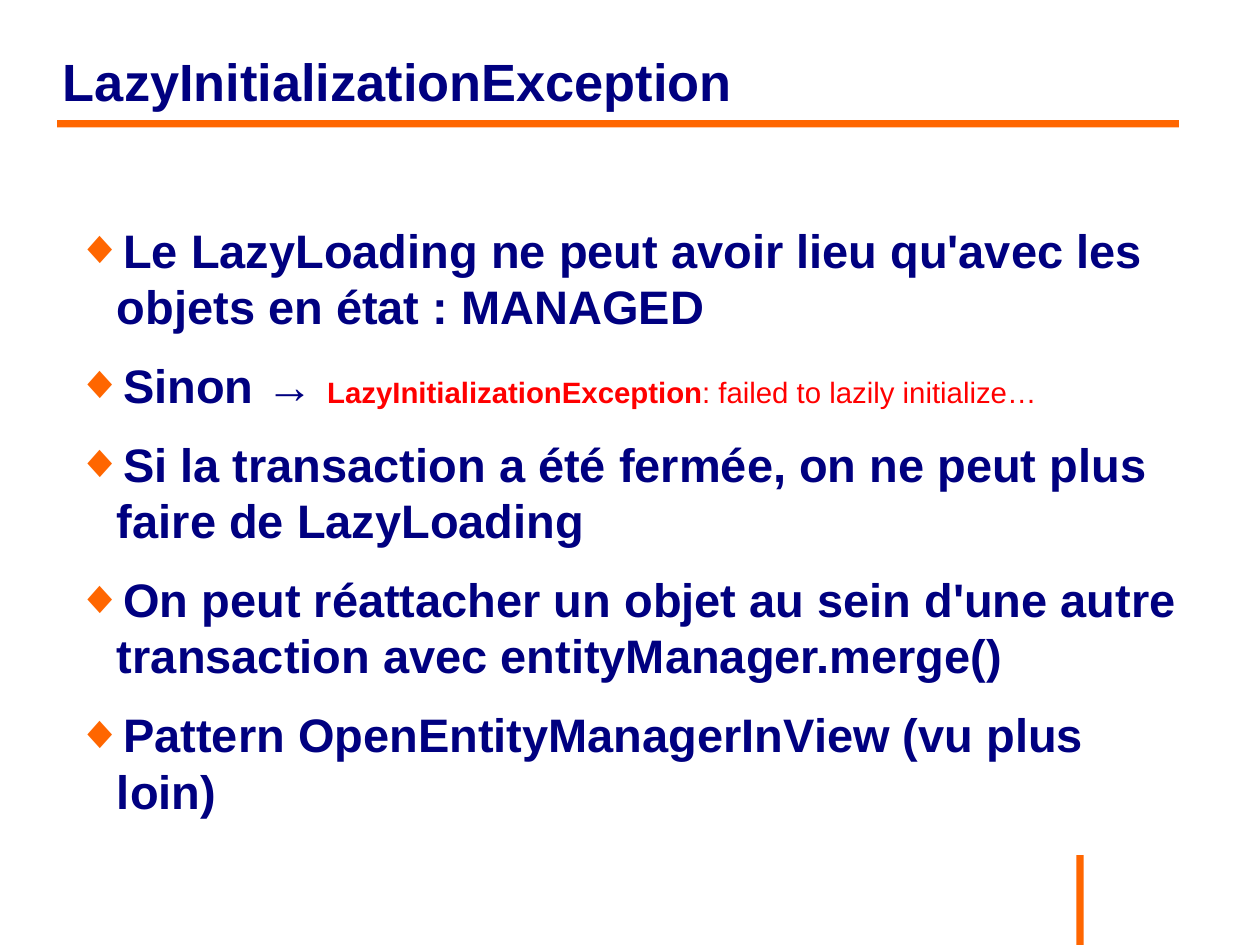
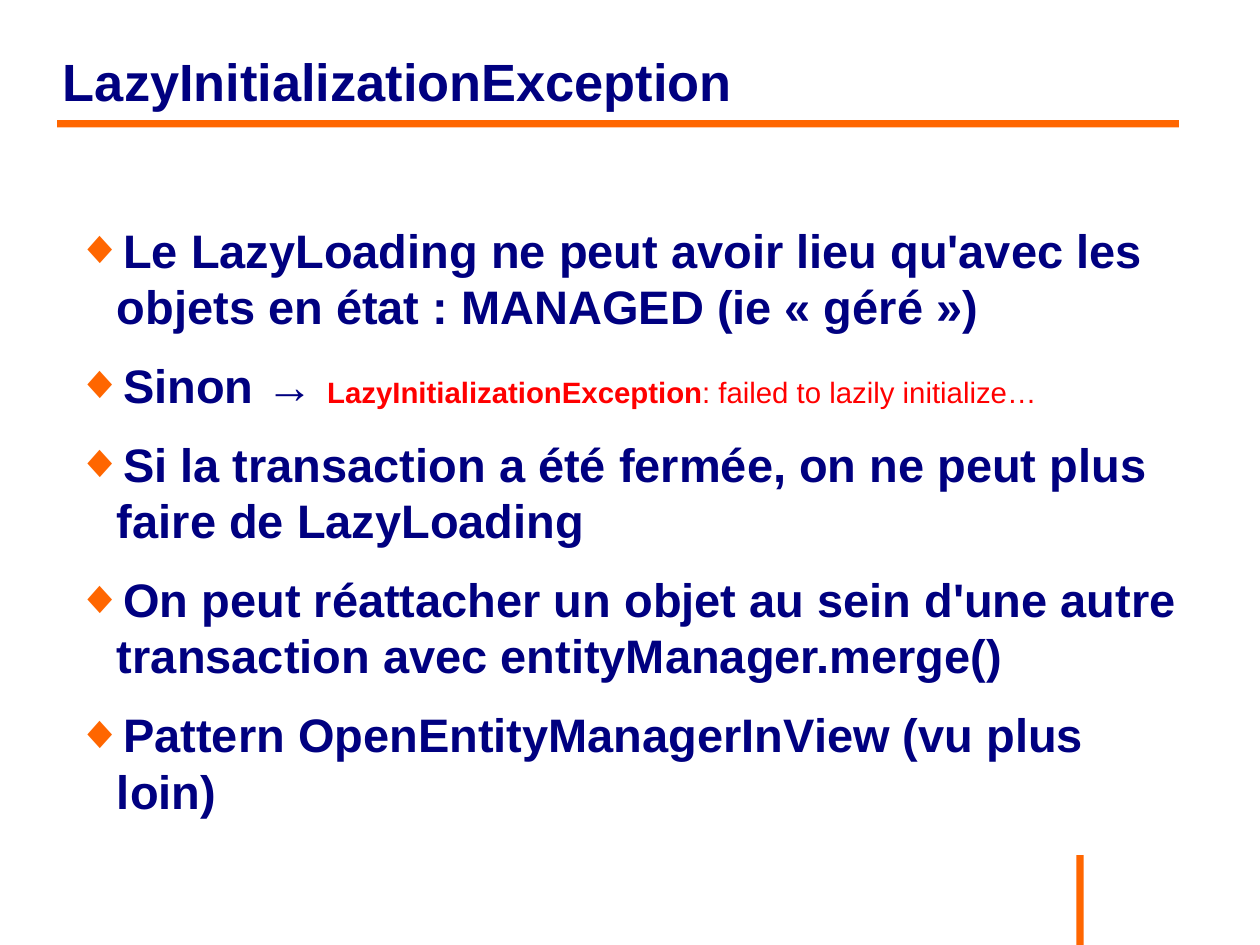
Before and after one commit to philphils/formation-hibernate-basique, a slide deck: slide 103 of Documentation/diapo_formation_hibernate.odp (slide 97 before the commit). Drawn at 1260x945 pixels with LibreOffice and Linux fonts; fonts in the diff are those of the drawing; background and template pictures are left out. Boxes give left, top, right and bottom in pixels: in the first picture for what was removed or moved away, otherwise in the second. Text is boxed around its words. In the diff, an @@ line names an element or a change of style, - is before the commit and + after.

```diff
--- a/Documentation/diapo_formation_hibernate.odp
+++ b/Documentation/diapo_formation_hibernate.odp
@@ text at [117,234,1141,333]: text changed @@
-◆ Le LazyLoading ne peut avoir lieu qu'avec les objets en état : MANAGED
+◆ Le LazyLoading ne peut avoir lieu qu'avec les objets en état : MANAGED (ie « géré »)
```
Also in this commit, not shown: 6 other slides changed, 6 slides added.
